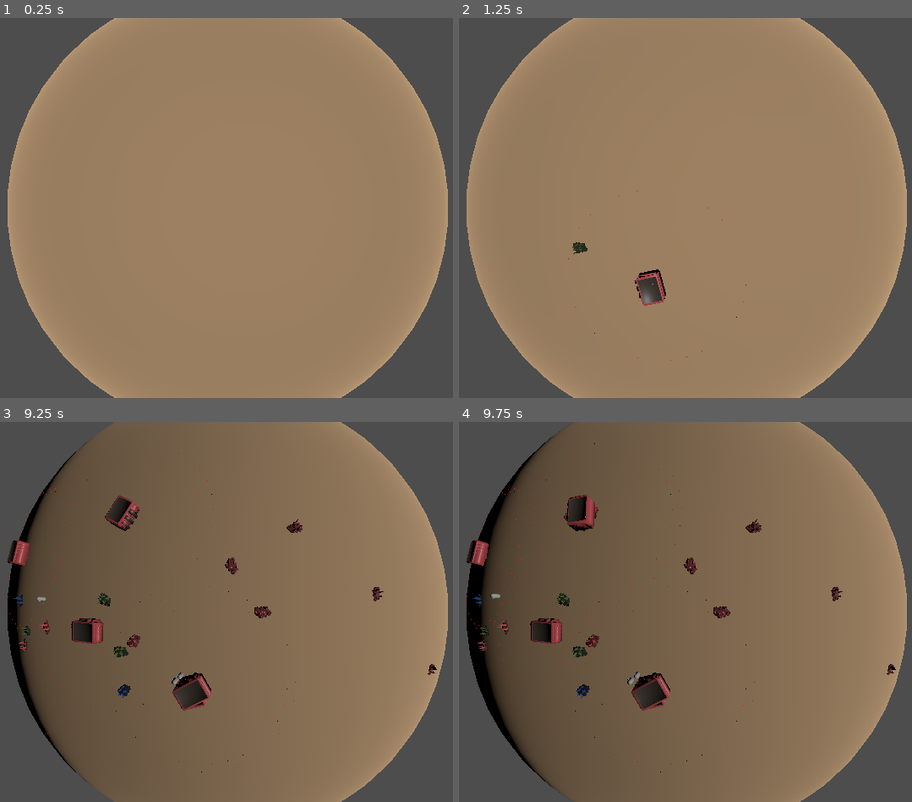
Above: before the commit, frames 1-4 (two rows, left to right).
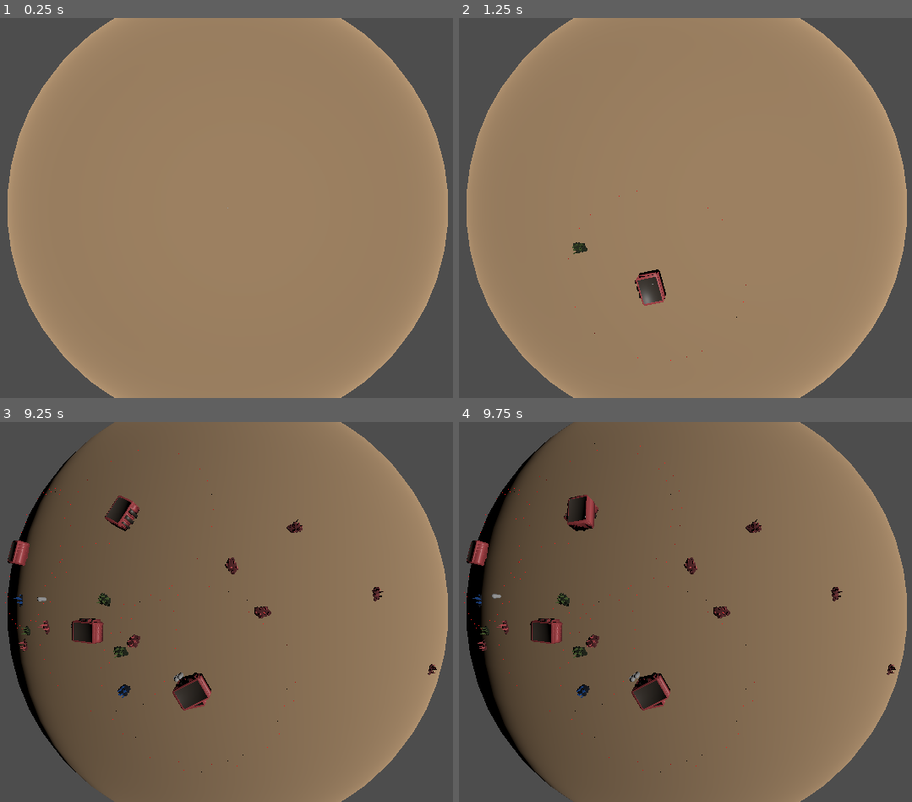
Above: after the commit, the same moments.

Repository: ShadowCurse/gmtk_2024
Game: Godot game, scene res://solar_system.tscn
The game is run twice, just before and just after one commit, with the same random seed, the same clock (stepped at 60 frames per second) and the same inputs.
Inputs (mouse positions are in pixels of both pictures, inside the frame that each line leads up to):
- Up to frame 1 (0.25 s): no input
- Up to frame 2 (1.25 s): tap Enter at 0.5 s; move the mouse to (653, 284) at 0.52 s; hold Up (ui_up) from 0.53 s (still down); tap W (place_hub) at 0.6 s; click (653, 284) at 0.67 s
- Up to frame 3 (9.25 s): tap Space at 1.25, 3.5, 5.75 s; move the mouse to (430, 669) at 1.27 s; tap Q (place_resource) every 1.5 s from 1.35 to 8.85 s; move the mouse to (27, 555) at 2.02 s; release Up (ui_up) at 2.03 s; hold Left (ui_left) 2.03-3.53 s; tap W (place_hub) every 1.5 s from 2.1 to 8.1 s; tap Enter at 2.75, 4.25 s; move the mouse to (262, 612) at 2.77 s; click (262, 612) at 2.92 s; move the mouse to (126, 517) at 3.52 s; hold Down (ui_down) 3.53-4.28 s; move the mouse to (375, 593) at 4.27 s; hold Right (ui_right) 4.28-5.03 s; move the mouse to (90, 631) at 5.02 s; hold Up (ui_up) 5.03-5.78 s; click (90, 631) at 5.17 s; move the mouse to (294, 528) at 5.77 s; hold Right (ui_right) 5.78-8.03 s; move the mouse to (194, 688) at 6.52 s; move the mouse to (430, 669) at 7.27 s; click (430, 669) at 7.42 s; move the mouse to (27, 555) at 8.02 s; hold Down (ui_down) 8.03-8.78 s; move the mouse to (262, 612) at 8.77 s; hold Left (ui_left) from 8.78 s (still down)
- Up to frame 4 (9.75 s): move the mouse to (585, 517) at 9.52 s; release Left (ui_left) at 9.53 s; hold Up (ui_up) from 9.53 s (still down); tap W (place_hub) at 9.6 s; click (585, 517) at 9.67 s

Frames 1-2 are identical in both runs. In frame 3, less than 0.1% of the frame differs, in the area x 8-97%, y 45-70%; in frame 4, less than 0.1%, in the area x 6-97%, y 45-70%.

Commit message:
make resource point not collide with worker

Diff:
--- a/hub.tscn
+++ b/hub.tscn
@@ -19,6 +19,8 @@
 
 [node name="hub" type="StaticBody3D"]
 transform = Transform3D(0.75, 0, 0, 0, 0.75, 0, 0, 0, 0.75, 0, 0, 0)
+collision_layer = 4
+collision_mask = 0
 script = ExtResource("1_5l4hg")
 worker_scene = ExtResource("2_3bq5y")
 border_element_scene = ExtResource("2_ofqwb")
--- a/resource_point.gd
+++ b/resource_point.gd
@@ -26,3 +26,7 @@
 # Called every frame. 'delta' is the elapsed time since the previous frame.
 func _process(delta):
     pass
+
+func _on_area_3d_body_entered(body):
+    if body.type == self.type:
+        body.go_to_hub()
--- a/resource_point.tscn
+++ b/resource_point.tscn
@@ -8,11 +8,8 @@
 [sub_resource type="CylinderShape3D" id="CylinderShape3D_ch2x0"]
 radius = 1.0
 
-[node name="resource_point" type="StaticBody3D"]
+[node name="resource_point" type="Node3D"]
 script = ExtResource("1_2mhy5")
-
-[node name="CollisionShape3D" type="CollisionShape3D" parent="."]
-shape = SubResource("CylinderShape3D_ch2x0")
 
 [node name="pile_red" parent="." instance=ExtResource("2_ol0nv")]
 transform = Transform3D(0.1, 0, 0, 0, 0.1, 0, 0, 0, 0.1, 0, 0, 0)
@@ -25,3 +22,13 @@
 [node name="pile_blue" parent="." instance=ExtResource("4_aenpi")]
 transform = Transform3D(0.1, 0, 0, 0, 0.1, 0, 0, 0, 0.1, 0, 0, 0)
 visible = false
+
+[node name="Area3D" type="Area3D" parent="."]
+transform = Transform3D(1, 0, 0, 0, 1, 0, 0, 0, 1, 0, 0.876857, 0)
+collision_layer = 4
+collision_mask = 2
+
+[node name="CollisionShape3D" type="CollisionShape3D" parent="Area3D"]
+shape = SubResource("CylinderShape3D_ch2x0")
+
+[connection signal="body_entered" from="Area3D" to="." method="_on_area_3d_body_entered"]
--- a/worker.gd
+++ b/worker.gd
@@ -50,7 +50,11 @@
         if collider is ResourceHub:
             self.item.visible = false
             self.target = self.resource_point.position
-        else:
-          if collider is ResourcePoint and collider.type == self.type:
-              self.item.visible = true
-              self.target = self.resource_hub.position
+        elif collider is Worker:
+            self.velocity += self.position.normalized() * 5.0
+            self.item.visible = false
+            self.target = self.resource_point.position
+
+func go_to_hub():
+    self.item.visible = true
+    self.target = self.resource_hub.position
--- a/worker.tscn
+++ b/worker.tscn
@@ -16,6 +16,7 @@
 albedo_color = Color(0.343048, 0.31453, 0.266026, 1)
 
 [node name="worker" type="CharacterBody3D"]
+collision_layer = 2
 collision_mask = 7
 script = ExtResource("1_18uty")
 
